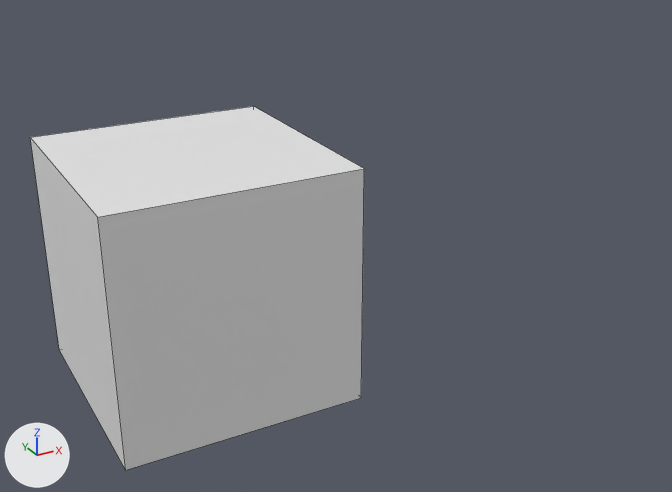
A saved change to the Blender file rasterizer.blend.
Camera for both pictures: a 50 mm camera at (-15.4, -43.6, 21.3) aimed at (9.9, 2.4, -1.7). The axes (+X, +Y, +Z) are drawn at lower left. The lights are the same throughout. Mesh edges are drawn as thin lines.

In view in the first picture: 'Bounds'.
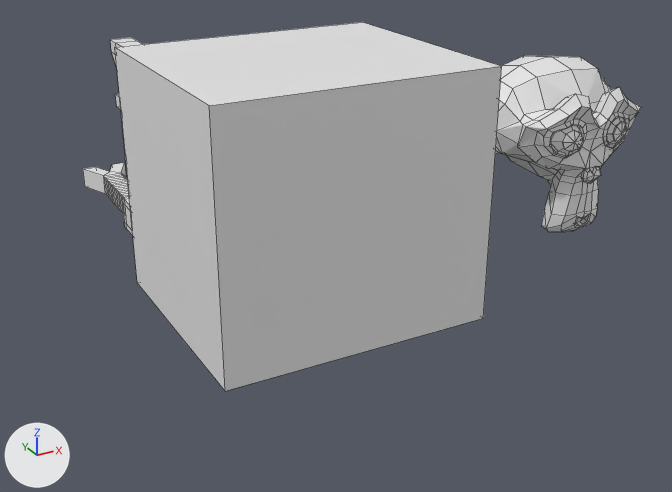
Where the newer file only moved an object's origin or applied its transform, the numbers keep the older frame.

Pixel boxes [x1, y1, x2, y2] of what changed, in the pictures (672 x 492 px):
'Bounds', mesh rescaled (16% wider)
    before: [30, 106, 364, 470]
    after: [115, 22, 501, 391]
'Suzanne', moved (not visible before)
    after: [495, 56, 641, 232]
'Cube', added
    after: [83, 38, 143, 236]

The edits, one by one:
me_cube has 8 vertices, 6 faces and spans x -1.0..1.0, y -1.0..1.0, z -1.0..1.0.
me_cube is used by ob_bounds; location (0.0, 0.0, 0.0); scale (6.55, 6.55, 6.55).
me_cube part 1: the whole mesh is scaled about its middle by (1.11, 0.979, 1.01), then moved by (0.75, -0.47, 0.75).
Mesh me_cube_004 is new.
It has 276 vertices, 278 faces and spans x -1.47..8.53, y -2.29..8.56, z -1.0..10.54.
Object 'Suzanne' (ob_suzanne) moves from (0.07, 0.05, 0.06) to (21.43, -2.8, 4.82).
Object 'Cube' (ob_cube) is new; it shows me_cube_004.
Its location is (0.0, 8.93, 0.0).
